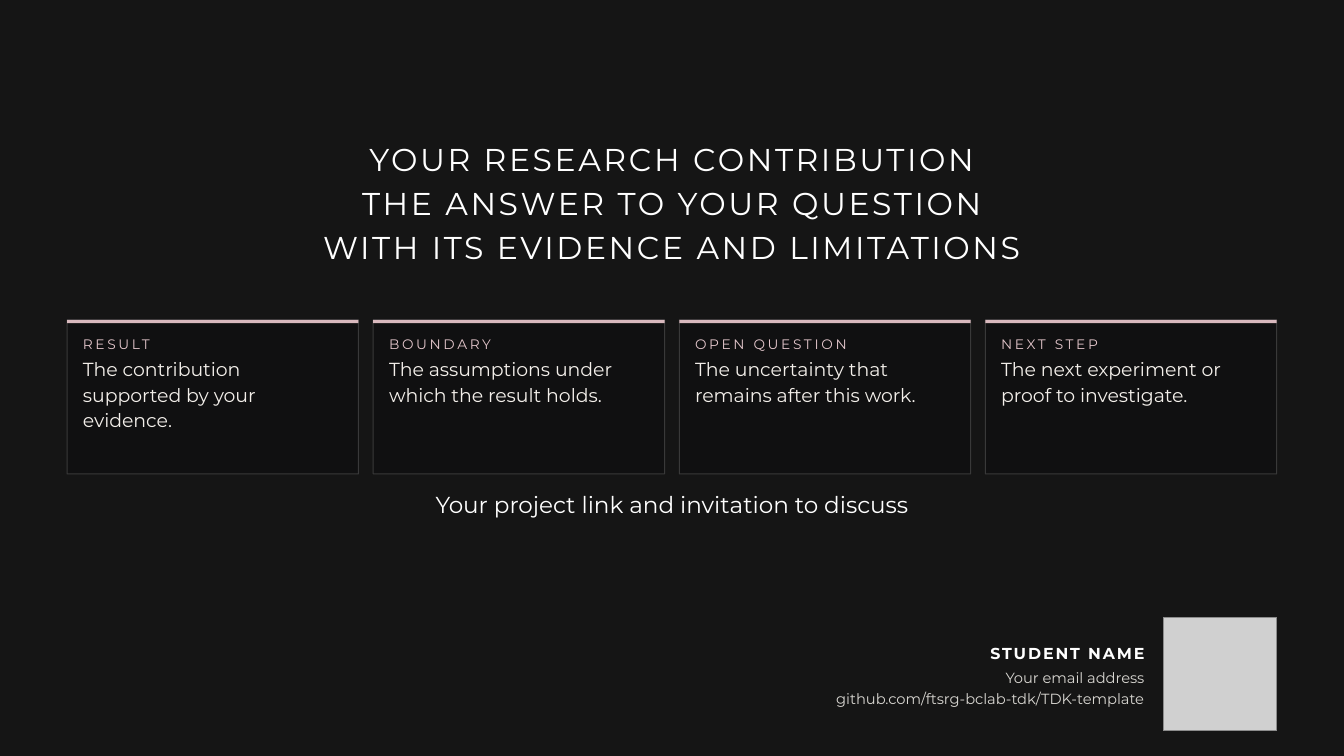
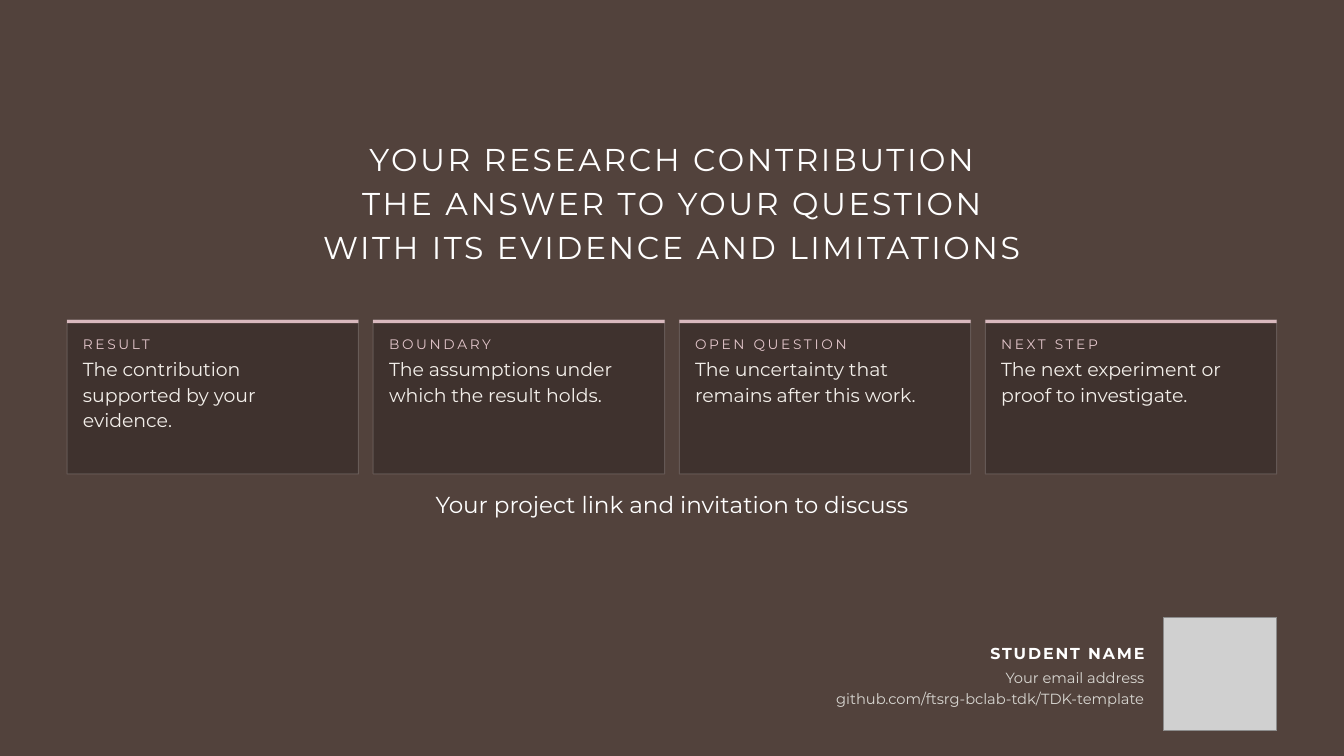
Before and after one commit to ftsrg-bclab-tdk/TDK-template, a slide deck: slide 11 of presentation/powerpoint/templates/ftsrg-current.potx. Drawn at 1344x756 pixels with LibreOffice and Linux fonts; fonts in the diff are those of the drawing; grey boxes stand for pictures; background and template pictures are left out. Boxes give left, top, right and bottom in pixels: in the first picture for what was removed or moved away, otherwise in the second. Text is boxed around its words. In the diff, an @@ line names an element or a change of style, - is before the commit and + after.

```diff
--- a/presentation/powerpoint/templates/ftsrg-current.potx
+++ b/presentation/powerpoint/templates/ftsrg-current.potx
@@ rectangle at [0,0,1344,756]: fill #101010 at 42% opacity to #806459 at 55% opacity @@
@@ fill #0C0C0E at 55% opacity to #352A27 at 65% opacity in 4 elements at [68,320,359,474], [373,320,664,474], [680,320,971,474], [986,320,1277,474] @@
```
Also in this commit, not shown: 13 other slides changed, 5 other files.
